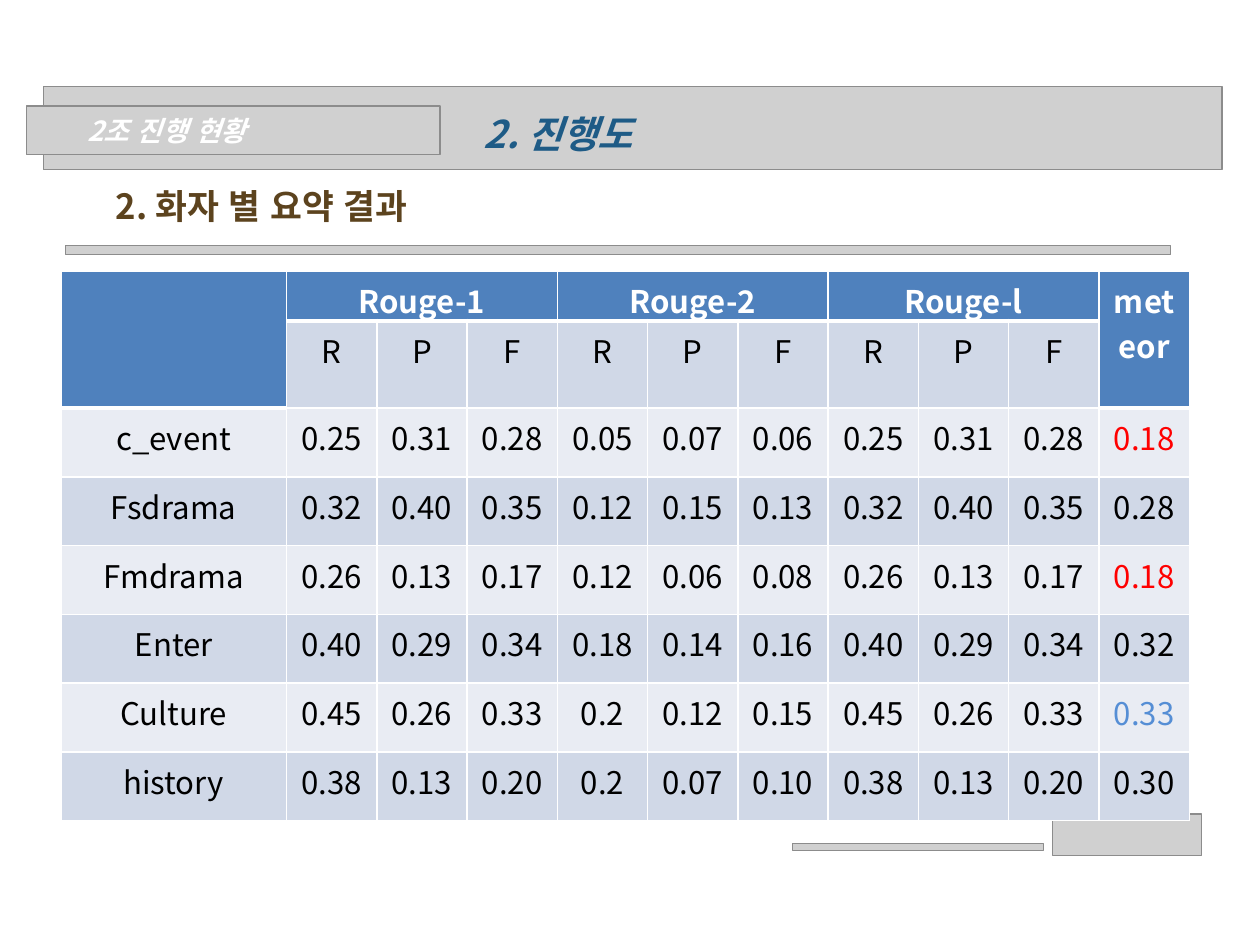
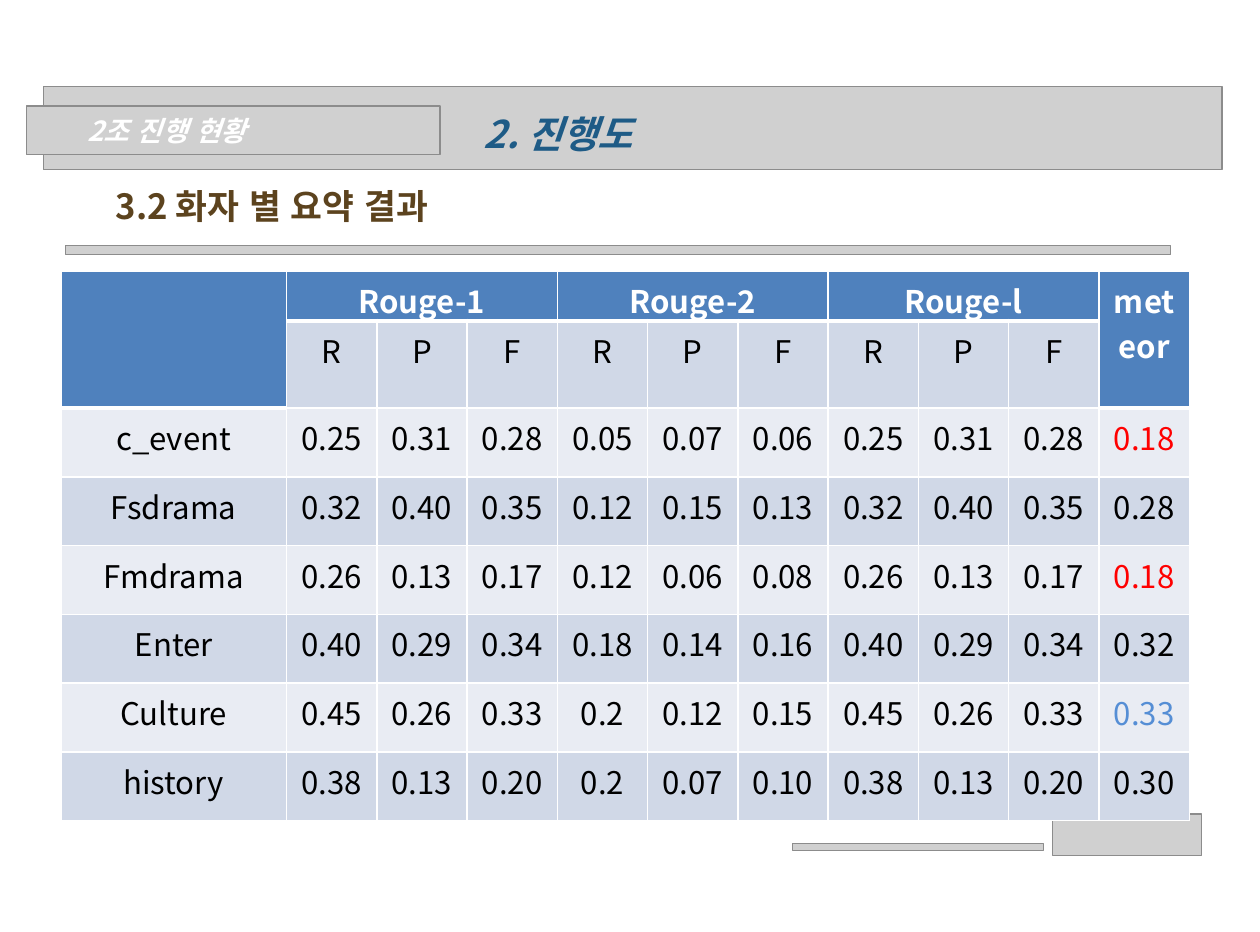
Before and after one commit to wonchul98/audio-to-summary, a slide deck: slide 9 of ppt/0522_2조_나현희_신원철.pptx (slide 6 before the commit). Drawn at 1260x932 pixels with LibreOffice and Linux fonts; fonts in the diff are those of the drawing; grey boxes stand for pictures; background and template pictures are left out. Boxes give left, top, right and bottom in pixels: in the first picture for what was removed or moved away, otherwise in the second. Text is boxed around its words. In the diff, an @@ line names an element or a change of style, - is before the commit and + after.

```diff
--- a/ppt/0522_2조_나현희_신원철.pptx
+++ b/ppt/0522_2조_나현희_신원철.pptx
@@ text at [116,190,428,222]: text changed @@
-2. 화자 별 요약 결과
+3.2 화자 별 요약 결과
```
Also in this commit, not shown: 1 other slide changed, 5 slides added, 1 other file.
